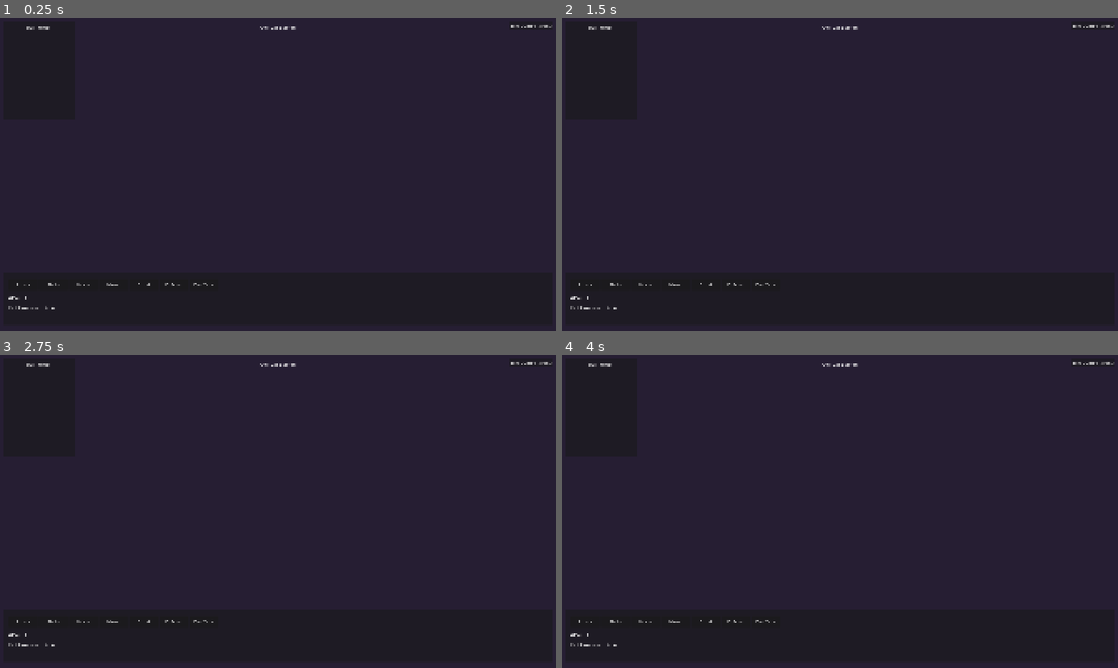
Above: before the commit, frames 1-4 (two rows, left to right).
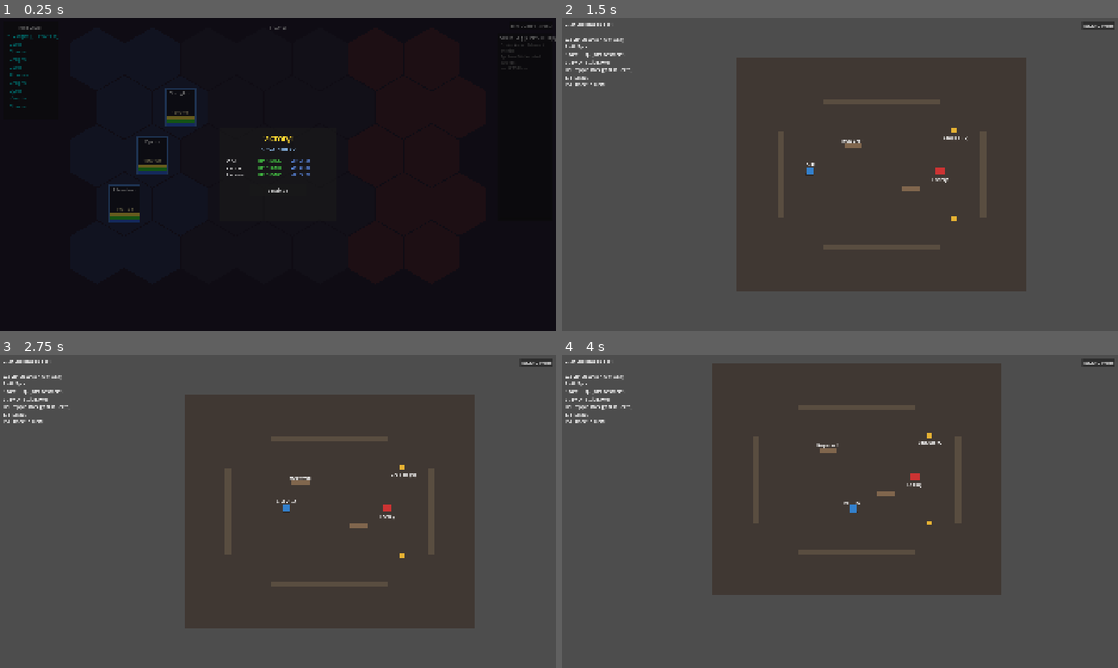
Above: after the commit, the same moments.

Repository: adbarc92/Disruption
Game: Godot game, scene res://scenes/combat/combat_arena.tscn
The game is run twice, just before and just after one commit, with the same random seed, the same clock (stepped at 60 frames per second) and the same inputs. This scene is started directly instead of the project's main scene.
Inputs (mouse positions are in pixels of both pictures, inside the frame that each line leads up to):
- Up to frame 1 (0.25 s): no input
- Up to frame 2 (1.5 s): click (840, 190) at 0.5 s, where only the run after the commit has a clickable "Continue"; click (840, 193) at 1.25 s, where only the run after the commit has a clickable "Start Game"
- Up to frame 3 (2.75 s): tap Enter at 2 s; move the mouse to (400, 495) at 2.02 s; hold D (move_right) from 2.03 s (still down); tap Q (grapple) at 2.1 s; click (400, 495) at 2.17 s; tap Space (jump) at 2.27 s
- Up to frame 4 (4 s): move the mouse to (728, 527) at 2.77 s; release D (move_right) at 2.78 s; hold S (move_down) 2.78-3.53 s; tap E (interact) at 2.85 s; tap Space (jump) at 3.02 s; move the mouse to (895, 442) at 3.52 s; hold D (move_right) from 3.53 s (still down); tap Shift (roll) at 3.6 s

The runs differ from the first frame. In frame 1, 66% of the frame differs, in the area x 0-100%, y 0-100%; in frame 2, 100%; in frame 3, 100%; in frame 4, 100%.
Error before the commit: Parse Error: Expected variable name after "var". (res://scripts/presentation/combat/combat_manager.gd:222)

Commit message:
fix(ui): tune layout proportions, fix breakpoint keyword and hex overhang
- Rename `breakpoint` var to `current_bp` (reserved keyword in GDScript)
- Fix grid positioning to account for hex overhang above container origin
- Grid fills ~75% of screen: raised HEX_SIZE max 60->120, reduced margins
- Side panels narrowed (260->200, 250->190), action log below End Combat btn
- Action buttons fill width evenly with SIZE_EXPAND_FILL
- Action panel height reduced 200->150px

Co-Authored-By: Claude Opus 4.6 <noreply@anthropic.com>

Diff:
--- a/godot/scenes/combat/combat_arena.tscn
+++ b/godot/scenes/combat/combat_arena.tscn
@@ -27,13 +27,13 @@
 [node name="TurnOrderPanel" type="Panel" parent="UI"]
 offset_left = 10.0
 offset_top = 10.0
-offset_right = 260.0
+offset_right = 200.0
 offset_bottom = 350.0
 
 [node name="Label" type="Label" parent="UI/TurnOrderPanel"]
 offset_left = 10.0
 offset_top = 10.0
-offset_right = 240.0
+offset_right = 180.0
 offset_bottom = 30.0
 text = "Turn Order"
 horizontal_alignment = 1
@@ -41,7 +41,7 @@
 [node name="TurnList" type="VBoxContainer" parent="UI/TurnOrderPanel"]
 offset_left = 10.0
 offset_top = 40.0
-offset_right = 240.0
+offset_right = 180.0
 offset_bottom = 340.0
 
 [node name="ActionPanel" type="Panel" parent="UI"]
@@ -50,9 +50,9 @@
 anchor_right = 1.0
 anchor_bottom = 1.0
 offset_left = 10.0
-offset_top = -200.0
+offset_top = -150.0
 offset_right = -10.0
-offset_bottom = -20.0
+offset_bottom = -10.0
 grow_horizontal = 2
 grow_vertical = 0
 
@@ -65,31 +65,38 @@
 offset_bottom = 60.0
 
 [node name="AttackButton" type="Button" parent="UI/ActionPanel/ActionButtons"]
-custom_minimum_size = Vector2(100, 40)
+custom_minimum_size = Vector2(80, 40)
+size_flags_horizontal = 3
 text = "Attack"
 
 [node name="SkillButton" type="Button" parent="UI/ActionPanel/ActionButtons"]
-custom_minimum_size = Vector2(100, 40)
+custom_minimum_size = Vector2(80, 40)
+size_flags_horizontal = 3
 text = "Skills"
 
 [node name="ItemButton" type="Button" parent="UI/ActionPanel/ActionButtons"]
-custom_minimum_size = Vector2(100, 40)
+custom_minimum_size = Vector2(80, 40)
+size_flags_horizontal = 3
 text = "Items"
 
 [node name="MoveButton" type="Button" parent="UI/ActionPanel/ActionButtons"]
-custom_minimum_size = Vector2(100, 40)
+custom_minimum_size = Vector2(80, 40)
+size_flags_horizontal = 3
 text = "Move"
 
 [node name="BurstButton" type="Button" parent="UI/ActionPanel/ActionButtons"]
-custom_minimum_size = Vector2(100, 40)
+custom_minimum_size = Vector2(80, 40)
+size_flags_horizontal = 3
 text = "Burst"
 
 [node name="DefendButton" type="Button" parent="UI/ActionPanel/ActionButtons"]
-custom_minimum_size = Vector2(100, 40)
+custom_minimum_size = Vector2(80, 40)
+size_flags_horizontal = 3
 text = "Defend"
 
 [node name="EndTurnButton" type="Button" parent="UI/ActionPanel/ActionButtons"]
-custom_minimum_size = Vector2(100, 40)
+custom_minimum_size = Vector2(80, 40)
+size_flags_horizontal = 3
 text = "End Turn"
 
 [node name="APLabel" type="Label" parent="UI/ActionPanel"]
--- a/godot/scripts/presentation/combat/combat_manager.gd
+++ b/godot/scripts/presentation/combat/combat_manager.gd
@@ -219,18 +219,18 @@
 
 func _calculate_grid_layout() -> void:
 	var vp_size = UILayoutManager.get_viewport_size()
-	var breakpoint = UILayoutManager.current_breakpoint
+	var current_bp = UILayoutManager.current_breakpoint
 
 	# Panel widths depend on breakpoint
-	var turn_panel_width = 260.0 if breakpoint == UILayoutManager.LayoutBreakpoint.WIDE else 0.0
-	var action_log_width = 250.0 if breakpoint == UILayoutManager.LayoutBreakpoint.WIDE else 0.0
-	var action_panel_height = 200.0
-	var top_margin = 60.0
-	var padding = 40.0
-
-	# At medium breakpoint, reserve space for compact turn bar at top
-	if breakpoint == UILayoutManager.LayoutBreakpoint.MEDIUM:
-		top_margin = 100.0
+	var turn_panel_width = 200.0 if current_bp == UILayoutManager.LayoutBreakpoint.WIDE else 0.0
+	var action_log_width = 200.0 if current_bp == UILayoutManager.LayoutBreakpoint.WIDE else 0.0
+	var action_panel_height = 150.0
+	var top_margin = 20.0
+	var padding = 10.0
+
+	# At medium breakpoint, reserve space for overlay toolbar at top
+	if current_bp == UILayoutManager.LayoutBreakpoint.MEDIUM:
+		top_margin = 50.0
 
 	var available_width = vp_size.x - turn_panel_width - action_log_width - (padding * 2)
 	var available_height = vp_size.y - action_panel_height - top_margin - (padding * 2)
@@ -239,14 +239,18 @@
 	var hex_from_width = available_width / (sqrt(3.0) * (GRID_SIZE.x + 0.5))
 	var hex_from_height = available_height / (1.5 * (GRID_SIZE.y - 1) + 2.0)
 
-	HEX_SIZE = clamp(min(hex_from_width, hex_from_height), 20.0, 60.0)
+	HEX_SIZE = clamp(min(hex_from_width, hex_from_height), 20.0, 120.0)
 
 	# Calculate actual grid dimensions
 	var grid_width = HEX_SIZE * sqrt(3.0) * (GRID_SIZE.x + 0.5)
 	var grid_height = HEX_SIZE * (1.5 * (GRID_SIZE.y - 1) + 2.0)
 
-	var grid_x = turn_panel_width + ((available_width - grid_width) / 2.0) + padding
-	var grid_y = top_margin + ((available_height - grid_height) / 2.0) + padding
+	# Offset by hex overhang: hex centers are at (0,0) but hexes extend
+	# HEX_SIZE above and sqrt(3)/2 * HEX_SIZE left of their center
+	var hex_overhang_x = sqrt(3.0) / 2.0 * HEX_SIZE
+	var hex_overhang_y = HEX_SIZE
+	var grid_x = turn_panel_width + ((available_width - grid_width) / 2.0) + padding + hex_overhang_x
+	var grid_y = top_margin + ((available_height - grid_height) / 2.0) + padding + hex_overhang_y
 
 	battle_grid_container.position = Vector2(grid_x, grid_y)
 
@@ -908,11 +912,15 @@
 func _setup_action_log() -> void:
 	var ui_layer = $UI
 
+	var vp_size = UILayoutManager.get_viewport_size()
 	var panel = Panel.new()
-	panel.offset_left = 1660
-	panel.offset_top = 10
-	panel.offset_right = 1910
-	panel.offset_bottom = 700
+	panel.anchor_left = 1.0
+	panel.anchor_right = 1.0
+	panel.offset_left = -200.0
+	panel.offset_top = 50.0
+	panel.offset_right = -10.0
+	panel.offset_bottom = 700.0
+	panel.grow_horizontal = Control.GROW_DIRECTION_BEGIN
 	ui_layer.add_child(panel)
 
 	var title = Label.new()
@@ -920,15 +928,15 @@
 	title.horizontal_alignment = HORIZONTAL_ALIGNMENT_CENTER
 	title.offset_left = 5
 	title.offset_top = 5
-	title.offset_right = 245
+	title.offset_right = 185
 	title.offset_bottom = 25
 	panel.add_child(title)
 
 	action_log_text = TextEdit.new()
 	action_log_text.offset_left = 5
 	action_log_text.offset_top = 28
-	action_log_text.offset_right = 245
-	action_log_text.offset_bottom = 685
+	action_log_text.offset_right = 185
+	action_log_text.offset_bottom = 645
 	action_log_text.editable = false
 	action_log_text.wrap_mode = TextEdit.LINE_WRAPPING_BOUNDARY
 	action_log_text.scroll_fit_content_height = true
